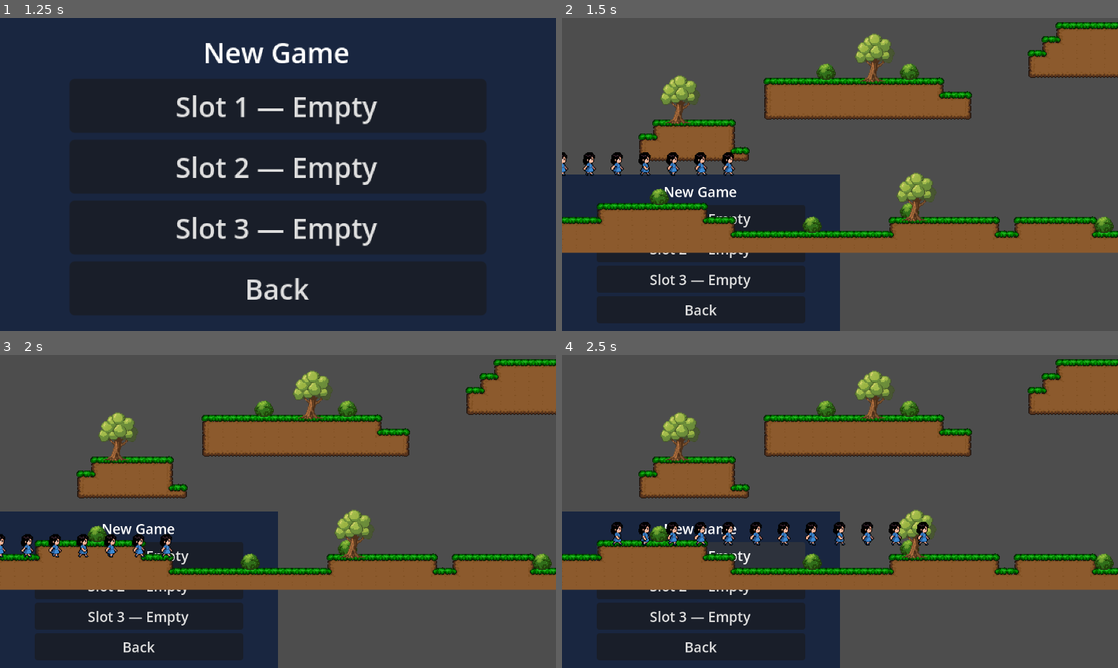
Above: before the commit, frames 1-4 (two rows, left to right).
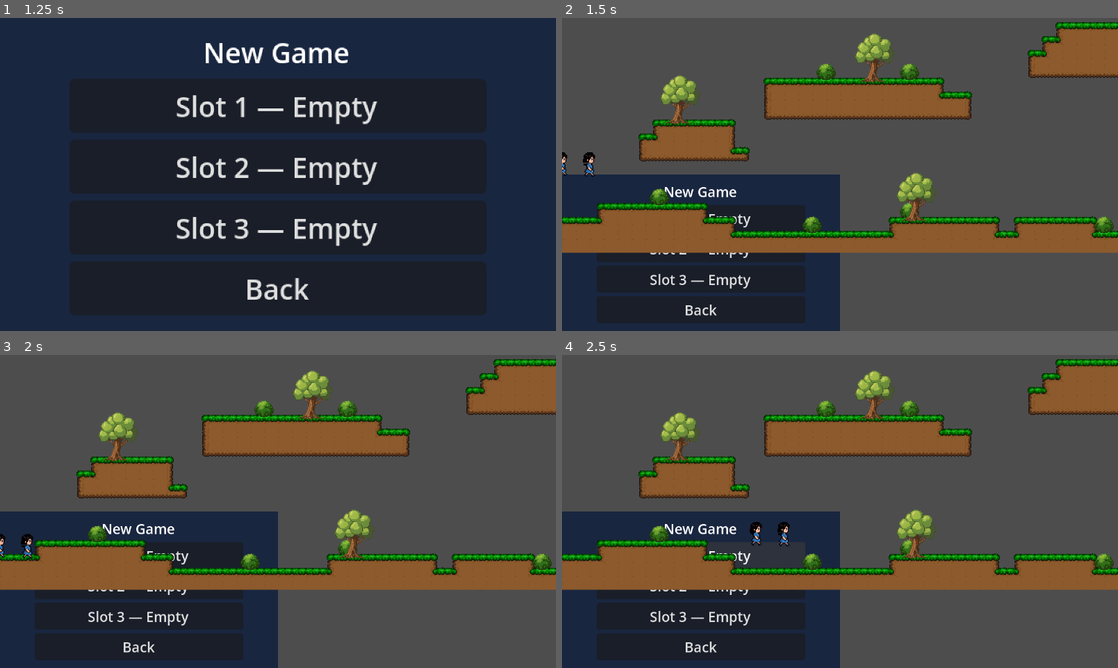
Above: after the commit, the same moments.

Repository: PsyburGai/ninis-adventure
Game: Godot game, scene res://source/scenes/levels/main_menu.tscn
Same seed, same stepped clock (60 frames per second), same inputs: the game is played once before the commit and once after it.
Inputs:
- Up to frame 1 (1.25 s): click "New Game" at 0.5 s
- Up to frame 2 (1.5 s): click "Slot 1 — Empty" at 1.25 s
- Up to frame 3 (2 s): no input
- Up to frame 4 (2.5 s): click "Slot 1 — Empty" at 2 s

Frame 1 is identical in both runs. In frame 2, 0.7% of the frame differs, in the area x 0-32%, y 42-51%; in frame 3, 0.7%; in frame 4, 1.4%, in the area x 8-67%, y 53-62%.

Commit message:
Add idle animation to Nini - plays when standing still, walk when moving

Diff:
--- a/source/scenes/player/nini.tscn
+++ b/source/scenes/player/nini.tscn
@@ -1,10 +1,24 @@
-[gd_scene load_steps=5 format=3 uid="uid://nini_player"]
+[gd_scene load_steps=6 format=3 uid="uid://nini_player"]
 
 [ext_resource type="Script" path="res://source/scripts/player/nini.gd" id="1_script"]
 [ext_resource type="Texture2D" uid="uid://ccx6ysy65ey0r" path="res://nini/Nini-1.png" id="2_texture"]
+[ext_resource type="Texture2D" path="res://nini/nini_idle.png" id="3_idle"]
 
-[sub_resource type="SpriteFrames" id="SpriteFrames_walk"]
+[sub_resource type="SpriteFrames" id="SpriteFrames_nini"]
 animations = [{
+"frames": [{
+"duration": 1.0,
+"texture": ExtResource("3_idle"),
+"texture_region": Rect2(0, 0, 32, 32)
+}, {
+"duration": 1.0,
+"texture": ExtResource("3_idle"),
+"texture_region": Rect2(32, 0, 32, 32)
+}],
+"loop": true,
+"name": &"idle",
+"speed": 4.0
+}, {
 "frames": [{
 "duration": 1.0,
 "texture": ExtResource("2_texture"),
@@ -67,8 +81,8 @@
 script = ExtResource("1_script")
 
 [node name="AnimatedSprite2D" type="AnimatedSprite2D" parent="."]
-sprite_frames = SubResource("SpriteFrames_walk")
-animation = &"walk"
+sprite_frames = SubResource("SpriteFrames_nini")
+animation = &"idle"
 
 [node name="CollisionShape2D" type="CollisionShape2D" parent="."]
 shape = SubResource("CapsuleShape2D_nini")
--- a/source/scripts/player/nini.gd
+++ b/source/scripts/player/nini.gd
@@ -1,7 +1,7 @@
 extends CharacterBody2D
 
 ## Nini - Player Controller
-## Walk left/right + jump. Position loaded from SaveManager on scene start.
+## Walk left/right + jump. Idle and walk animations.
 
 const SPEED = 80.0
 const JUMP_VELOCITY = -200.0
@@ -14,19 +14,14 @@
 	_apply_spawn()
 
 func _apply_spawn() -> void:
-	# If coming from a portal, use SceneTransition side
-	# Otherwise use SaveManager position (new game or continue)
 	var side = SceneTransition.next_spawn
 	if side != "":
-		# Coming through a portal - use left/right side of map
 		if side == "right":
 			global_position = Vector2(2480, SaveManager.position.y)
 		else:
 			global_position = Vector2(16, SaveManager.position.y)
-		# Clear so next load uses SaveManager
 		SceneTransition.next_spawn = ""
 	else:
-		# New game or Continue - use saved position
 		global_position = SaveManager.position
 
 func _physics_process(delta: float) -> void:
@@ -49,6 +44,6 @@
 		sprite.play("walk")
 	else:
 		velocity.x = move_toward(velocity.x, 0, SPEED)
-		sprite.play("walk")
+		sprite.play("idle")
 
 	move_and_slide()
